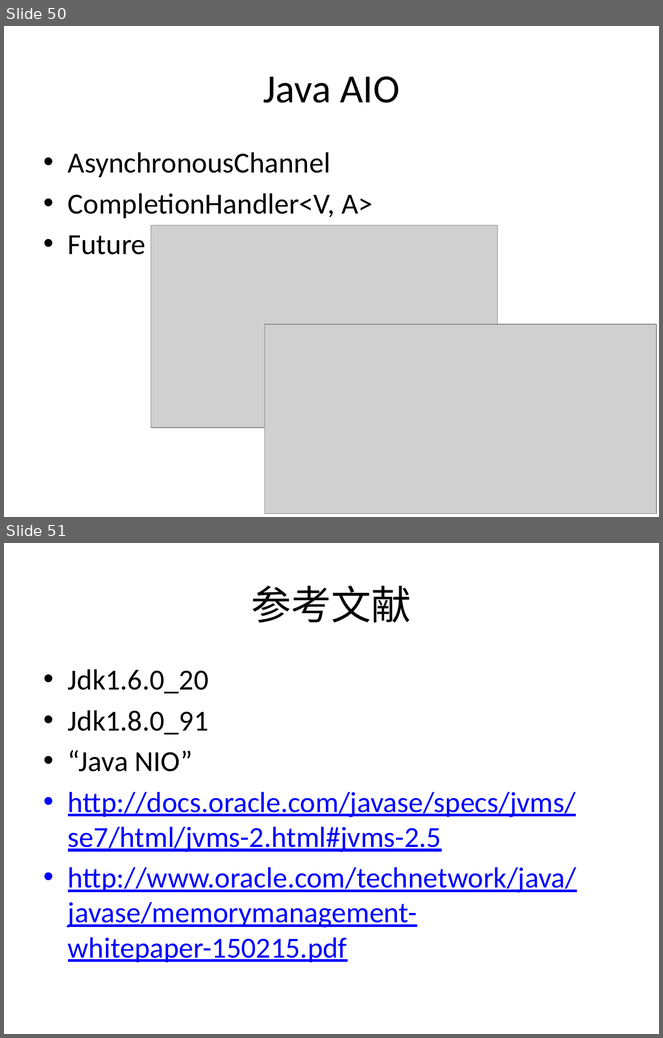
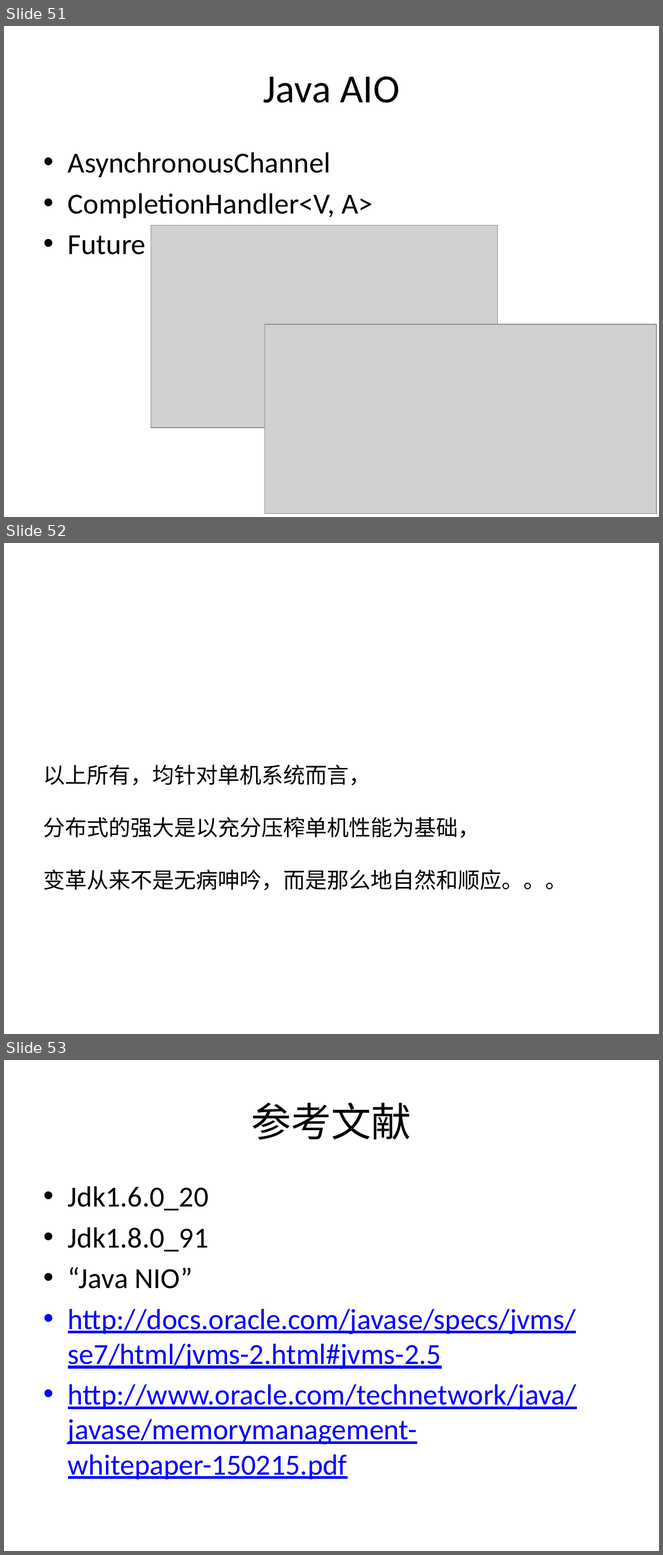
Before and after one commit to guhanjie/Knowledge-sharing, a slide deck: 扒一扒Java IO那些事儿.pptx. Shown one above the other, each under a label of ours: slides 50 and 51 before the commit, slides 51, 52 and 53 after it. The pictures are 663x1038 and 663x1555 pixels, drawn with LibreOffice and Linux fonts; fonts in the diff are those of the drawing; grey boxes stand for pictures. Boxes give left, top, right and bottom in pixels: in the first picture for what was removed or moved away, otherwise in the second. Text is boxed around its words. In the diff, an @@ line names an element or a change of style, - is before the commit and + after.

```diff
--- a/扒一扒Java IO那些事儿.pptx
+++ b/扒一扒Java IO那些事儿.pptx
@@ slide 52 added at box(4, 543, 659, 1034), background #FFFFFF @@
@@ text added at box(43, 765, 567, 891), 24 pt, text #000000 @@
+以上所有，均针对单机系统而言，
+分布式的强大是以充分压榨单机性能为基础，
+变革从来不是无病呻吟，而是那么地自然和顺应。。。
@@ what was slide 50 is now slide 51 @@
@@ what was slide 51 is now slide 53 @@
```
Also in this commit, not shown: 2 slides changed, 1 other slide added.
